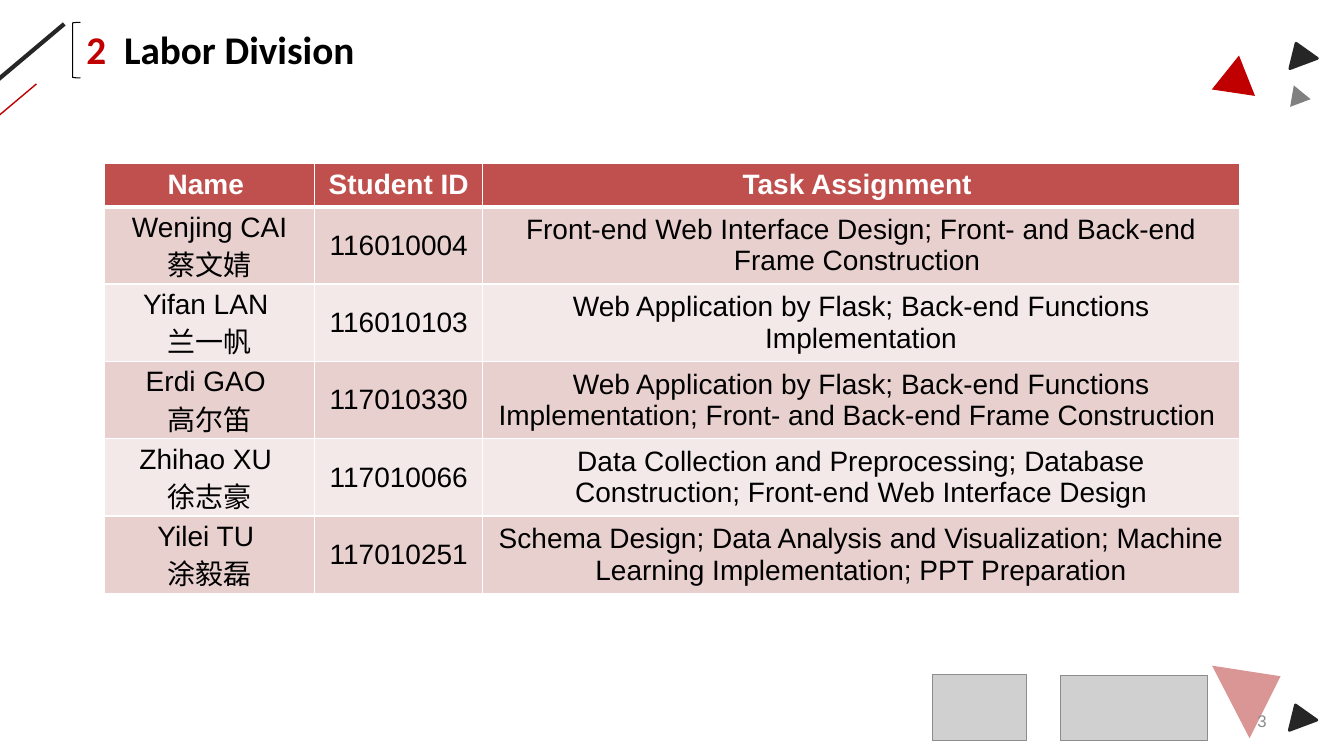
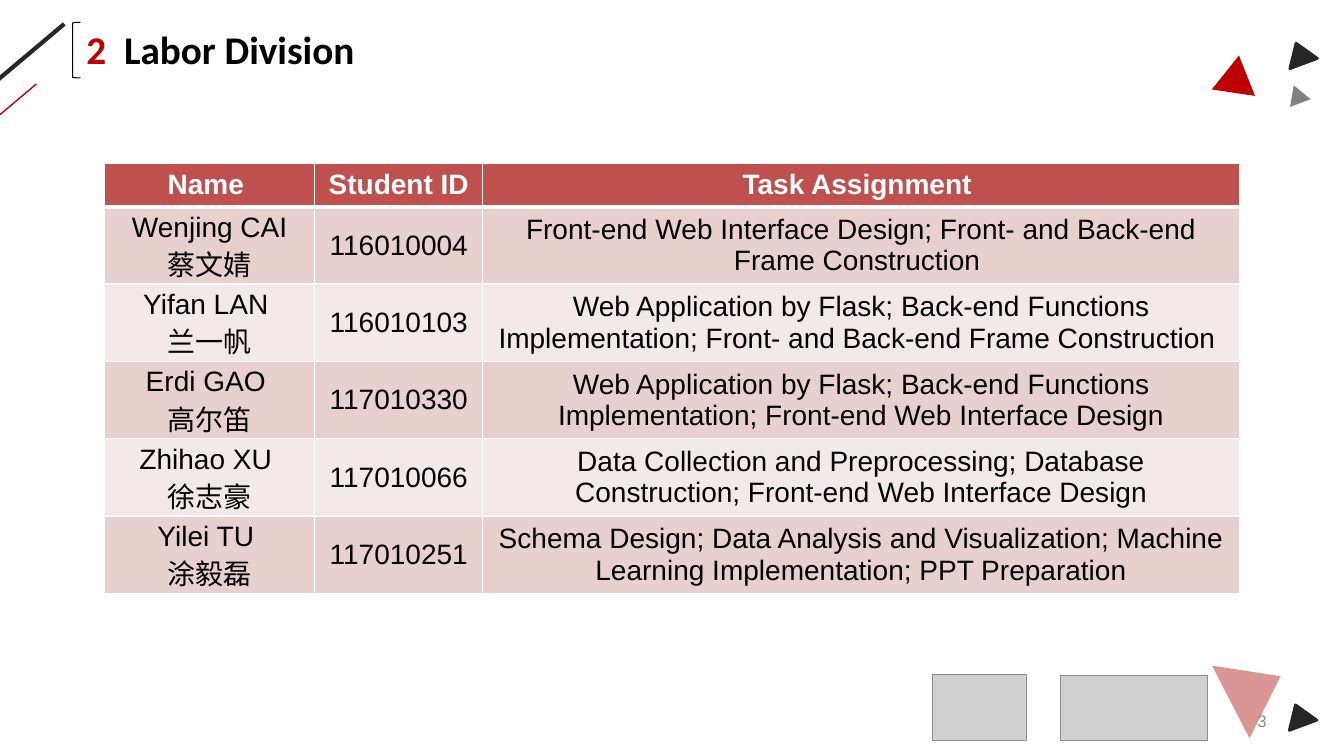
Before and after one commit to lanskyfan/fifaweb, a slide deck: slide 3 of presentation/ERG3010 Group 10 Presentation.pptx. Drawn at 1344x756 pixels with LibreOffice and Linux fonts; fonts in the diff are those of the drawing; grey boxes stand for pictures. Boxes give left, top, right and bottom in pixels: in the first picture for what was removed or moved away, otherwise in the second. Text is boxed around its words. In the diff, an @@ line names an element or a change of style, - is before the commit and + after.

Commit message:
ppt

```diff
--- a/presentation/ERG3010 Group 10 Presentation.pptx
+++ b/presentation/ERG3010 Group 10 Presentation.pptx
@@ table at (105, 163, 1241, 594) @@
-row 3, column 3: Web Application by Flask; Back-end Functions Implementation
+row 3, column 3: Web Application by Flask; Back-end Functions Implementation; Front- and Back-end Frame Construction
-row 4, column 3: Web Application by Flask; Back-end Functions Implementation; Front- and Back-end Frame Construction
+row 4, column 3: Web Application by Flask; Back-end Functions Implementation; Front-end Web Interface Design
```
Also in this commit, not shown: 1 other file.
